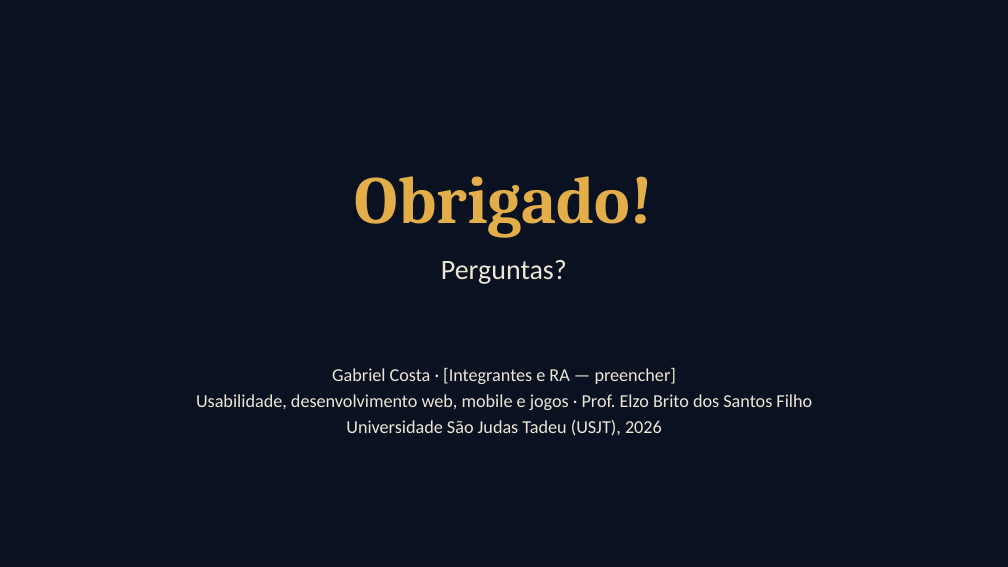
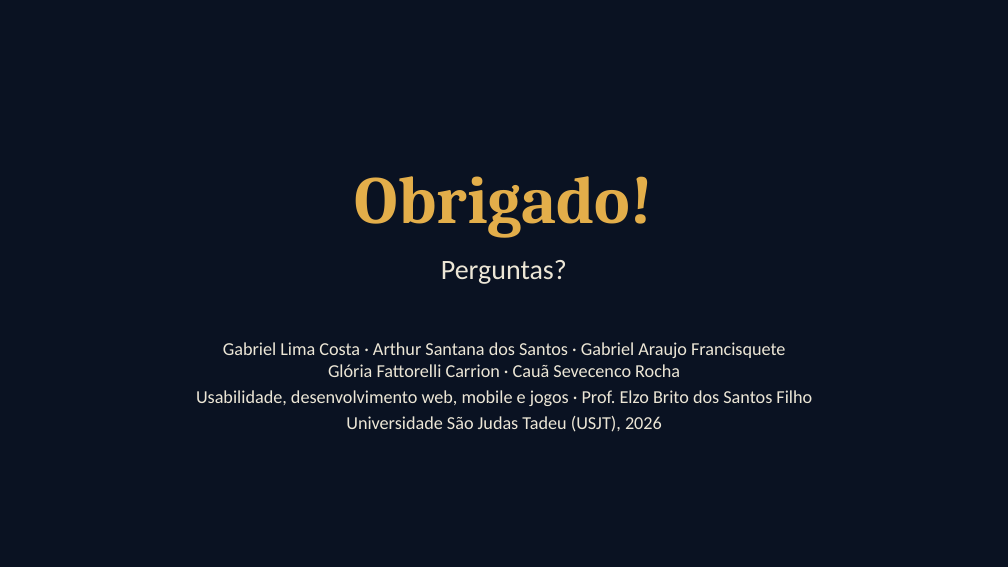
Before and after one commit to GabrielLima2006/JogoA3, a slide deck: slide 12 of docs/apresentacao/MareDeMentiras-apresentacao.pptx. Drawn at 1008x567 pixels with LibreOffice and Linux fonts; fonts in the diff are those of the drawing; background and template pictures are left out. Boxes give left, top, right and bottom in pixels: in the first picture for what was removed or moved away, otherwise in the second. Text is boxed around its words. In the diff, an @@ line names an element or a change of style, - is before the commit and + after.

Commit message:
Quinto integrante nos créditos e no README
Cauã Sevecenco Rocha na identificação, na divisão de tarefas e na tela
de créditos; apresentações atualizadas.

```diff
--- a/docs/apresentacao/MareDeMentiras-apresentacao.pptx
+++ b/docs/apresentacao/MareDeMentiras-apresentacao.pptx
@@ text "Gabriel Lima Costa · Arthur ...": place and size @@
-text "Gabriel Lima Costa · Arthur ..." at (196,368,812,436)
+text "Gabriel Lima Costa · Arthur ..." at (196,342,812,432)
@@ text at (223,342,785,377): text changed @@
-Gabriel Costa · [Integrantes e RA — preencher]
+Gabriel Lima Costa · Arthur Santana dos Santos · Gabriel Araujo Francisquete
+Glória Fattorelli Carrion · Cauã Sevecenco Rocha
```
Also in this commit, not shown: 1 other slide changed, 5 other files.
